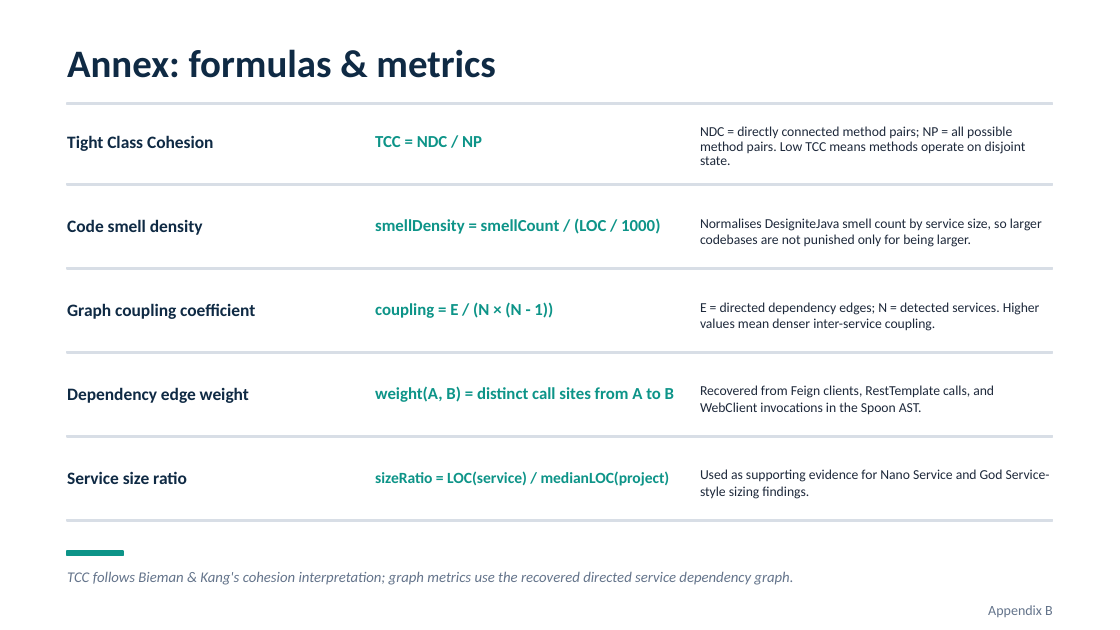
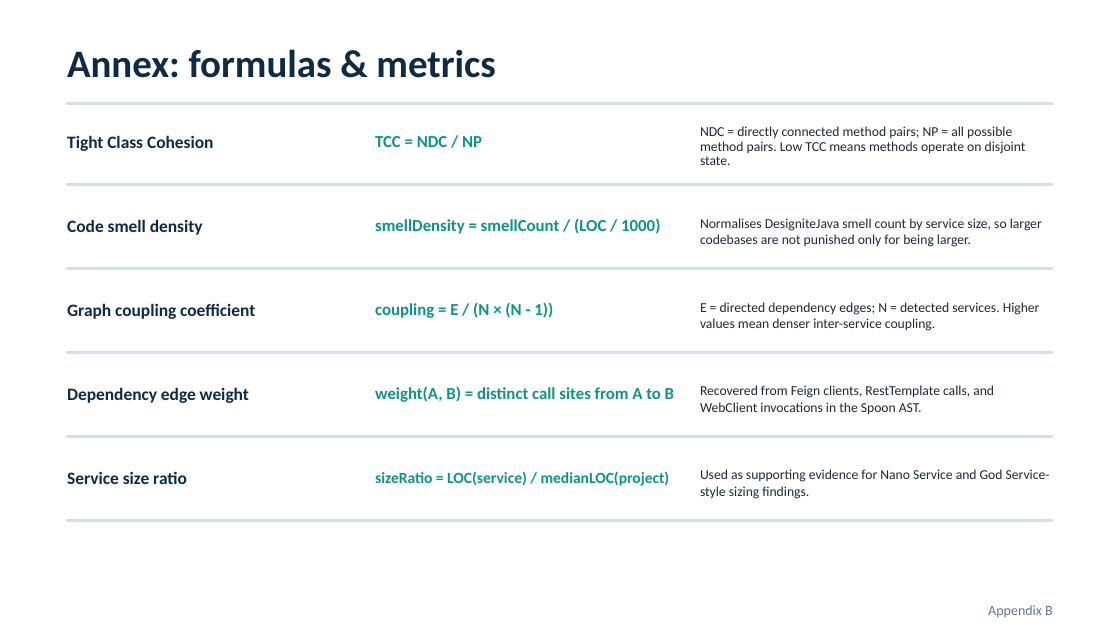
Before and after one commit to andrei45635/dissertation_backend, a slide deck: slide 18 of thesis/presentation/MSA_Detector_Defense_v2.pptx. Drawn at 1120x630 pixels with LibreOffice and Linux fonts; fonts in the diff are those of the drawing. Boxes give left, top, right and bottom in pixels: in the first picture for what was removed or moved away, otherwise in the second. Text is boxed around its words. In the diff, an @@ line names an element or a change of style, - is before the commit and + after.

```diff
--- a/thesis/presentation/MSA_Detector_Defense_v2.pptx
+++ b/thesis/presentation/MSA_Detector_Defense_v2.pptx
@@ rectangle removed at [67, 551, 123, 556] @@
@@ text removed at [67, 571, 793, 585] @@
-TCC follows Bieman & Kang's cohesion interpretation; graph metrics use the recovered directed service dependency graph.
```
Also in this commit, not shown: 2 other slides changed.
